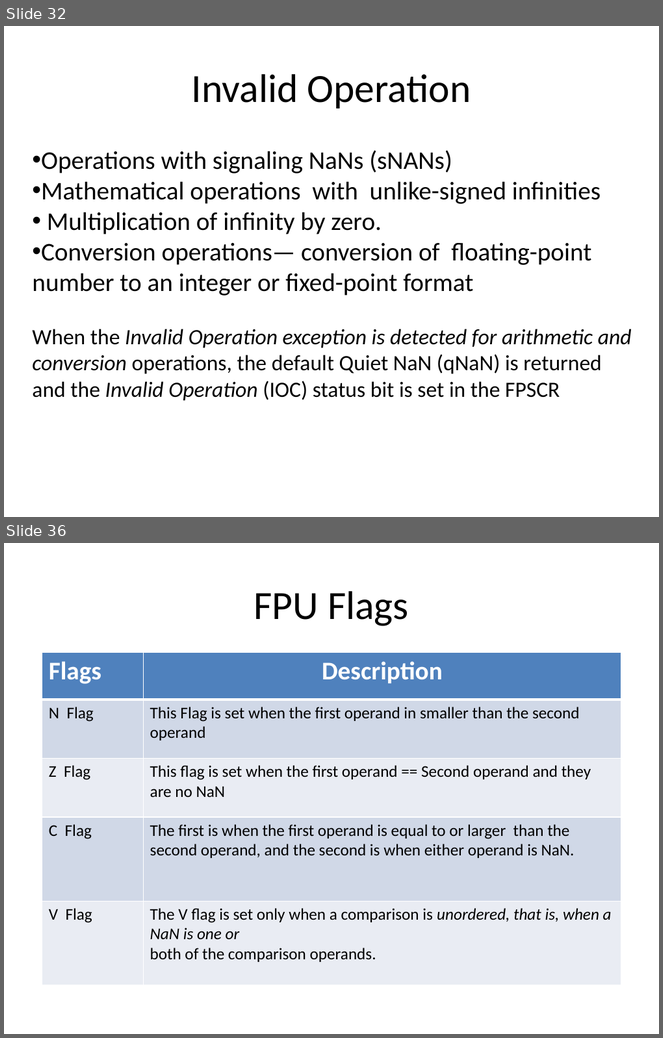
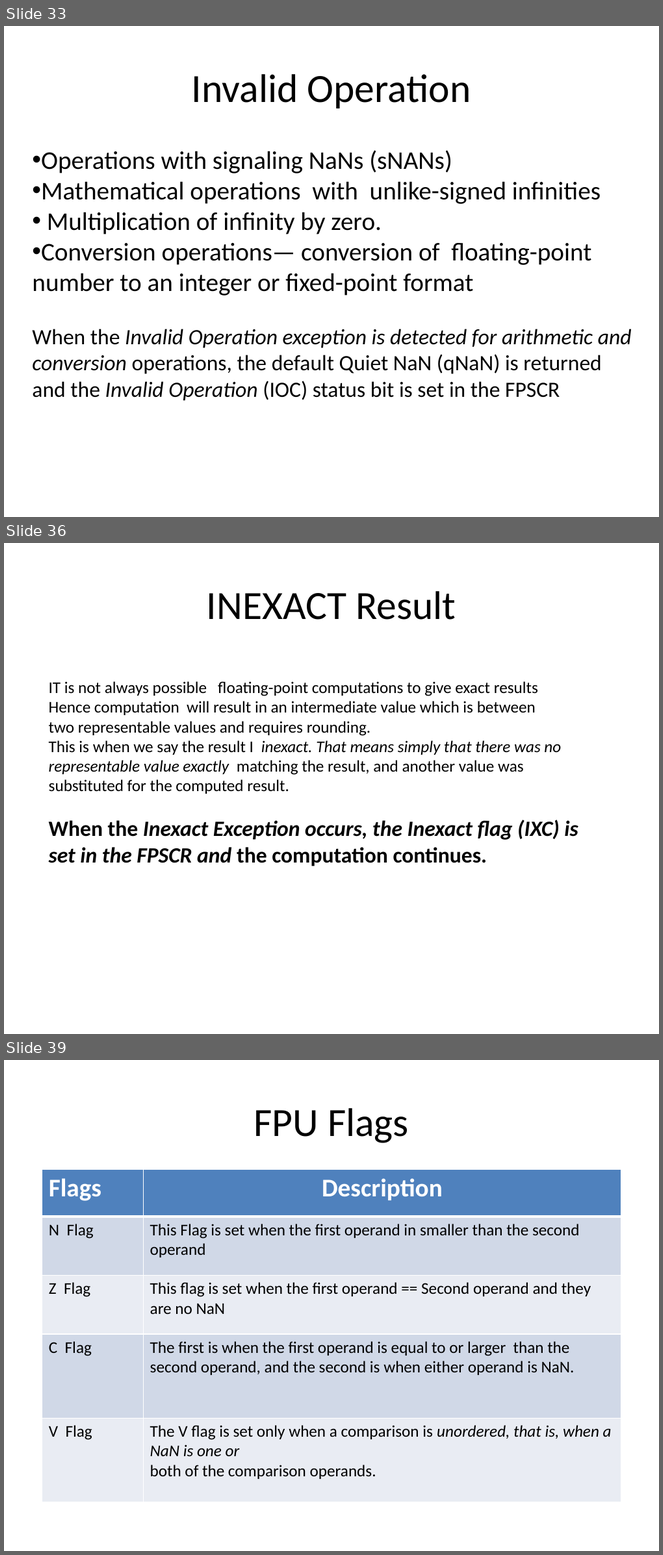
Before and after one commit to girishsukukumar/ARM-Architecture, a slide deck: Module-7.pptx. Shown one above the other, each under a label of ours: slides 32 and 36 before the commit, slides 33, 36 and 39 after it; the slides between them are not shown. The pictures are 663x1038 and 663x1555 pixels, drawn with LibreOffice and Linux fonts; fonts in the diff are those of the drawing. Boxes give left, top, right and bottom in pixels: in the first picture for what was removed or moved away, otherwise in the second. Text is boxed around its words. In the diff, an @@ line names an element or a change of style, - is before the commit and + after.

```diff
--- a/Module-7.pptx
+++ b/Module-7.pptx
@@ slide 36 added at (x1=4, y1=543, x2=659, y2=1034), background #FFFFFF @@
@@ title added at (x1=207, y1=591, x2=456, y2=620), 44 pt, text #000000 @@
+INEXACT Result
@@ text added at (x1=49, y1=681, x2=578, y2=867), 18 pt, text #000000 @@
+IT is not always possible floating-point computations to give exact results
+Hence computation will result in an intermediate value which is between
+two representable values and requires rounding.
+This is when we say the result I inexact. That means simply that there was no representable value exactly matching the result, and another value was substituted for the computed result.
+When the Inexact Exception occurs, the Inexact flag (IXC) is set in the FPSCR and the computation continues.
@@ what was slide 32 is now slide 33 @@
@@ what was slide 36 is now slide 39 @@
```
Also in this commit, not shown: 5 slides changed, 9 other slides added, 1 slide removed.
